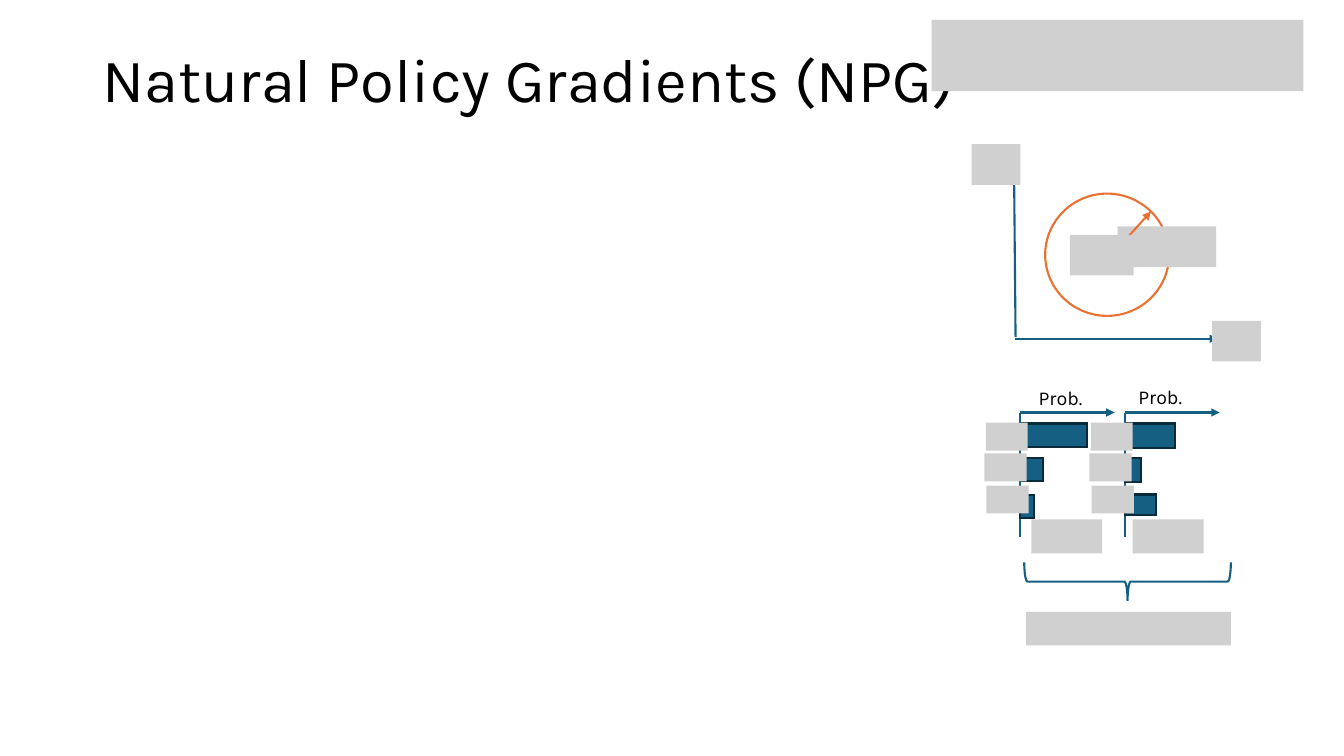
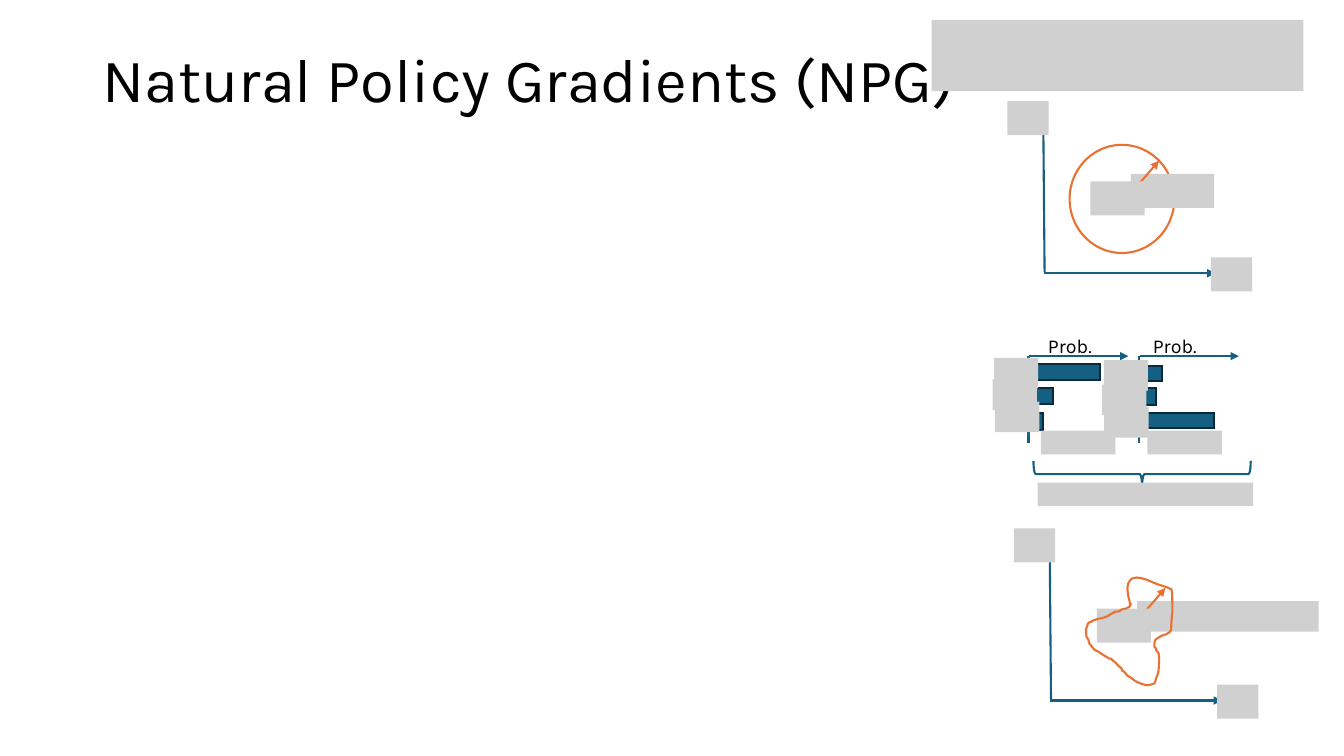
Before and after one commit to mhahsler/Introduction_to_Reinforcement_Learning, a slide deck: slide 29 of slides/Lecture_DRL.pptx (slide 27 before the commit). Drawn at 1344x756 pixels with LibreOffice and Linux fonts; fonts in the diff are those of the drawing; grey boxes stand for pictures. Boxes give left, top, right and bottom in pixels: in the first picture for what was removed or moved away, otherwise in the second. Text is boxed around its words. In the diff, an @@ line names an element or a change of style, - is before the commit and + after.

```diff
--- a/slides/Lecture_DRL.pptx
+++ b/slides/Lecture_DRL.pptx
@@ group added at (x1=1007, y1=101, x2=1252, y2=291): 4 pictures @@
@@ group removed at (x1=972, y1=144, x2=1261, y2=361): 4 pictures @@
@@ arrow moved from (1016, 337) - (1014, 172) to (1045, 272) - (1044, 126) @@
@@ ellipse resized from (x1=1046, y1=194, x2=1170, y2=316) to (x1=1070, y1=145, x2=1175, y2=253) @@
@@ arrow moved from (1111, 256) - (1151, 212) to (1125, 201) - (1159, 160) @@
@@ arrow moved from (1015, 339) - (1218, 339) to (1045, 273) - (1216, 273) @@
@@ text "Prob." moved from (x1=1138, y1=390, x2=1182, y2=405) to (x1=1153, y1=339, x2=1197, y2=357) @@
@@ line moved from (1020, 412) - (1020, 537) to (1028, 356) - (1028, 444) @@
@@ arrow moved from (1020, 412) - (1115, 412) to (1029, 356) - (1128, 356) @@
@@ text "Prob." moved from (x1=1039, y1=391, x2=1083, y2=406) to (x1=1048, y1=339, x2=1092, y2=357) @@
@@ line moved from (1125, 412) - (1125, 537) to (1139, 356) - (1139, 444) @@
@@ arrow moved from (1126, 412) - (1220, 412) to (1140, 356) - (1239, 356) @@
@@ rectangle resized from (x1=1020, y1=423, x2=1088, y2=447) to (x1=1029, y1=364, x2=1100, y2=380) @@
@@ rectangle resized from (x1=1020, y1=458, x2=1043, y2=481) to (x1=1029, y1=388, x2=1053, y2=404) @@
@@ rectangle resized from (x1=1126, y1=458, x2=1142, y2=482) to (x1=1140, y1=388, x2=1156, y2=405) @@
@@ rectangle resized from (x1=1126, y1=423, x2=1176, y2=448) to (x1=1140, y1=366, x2=1163, y2=380) @@
@@ rectangle resized from (x1=1020, y1=495, x2=1033, y2=518) to (x1=1029, y1=413, x2=1044, y2=430) @@
@@ rectangle resized from (x1=1126, y1=495, x2=1157, y2=516) to (x1=1140, y1=413, x2=1215, y2=429) @@
@@ picture resized from (x1=1031, y1=519, x2=1102, y2=554) to (x1=1042, y1=431, x2=1116, y2=454) @@
@@ picture resized from (x1=1133, y1=519, x2=1204, y2=554) to (x1=1147, y1=431, x2=1222, y2=454) @@
@@ right brace resized from (x1=1025, y1=563, x2=1232, y2=601) to (x1=1034, y1=461, x2=1252, y2=488) @@
@@ group added at (x1=993, y1=358, x2=1253, y2=506): 7 pictures @@
@@ group added at (x1=1014, y1=528, x2=1319, y2=719): 4 pictures, 3 arrows, 1 freeform shape @@
@@ group removed at (x1=985, y1=422, x2=1231, y2=645): 7 pictures @@
```
Also in this commit, not shown: 11 other slides changed, 6 slides added, 1 slide removed, 21 other files.
